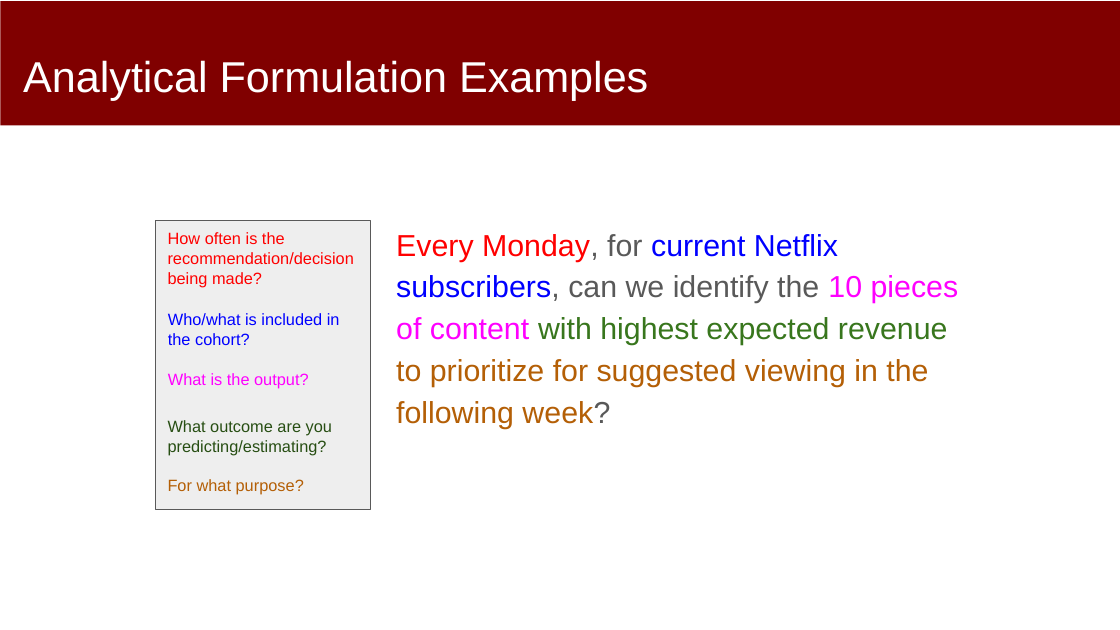
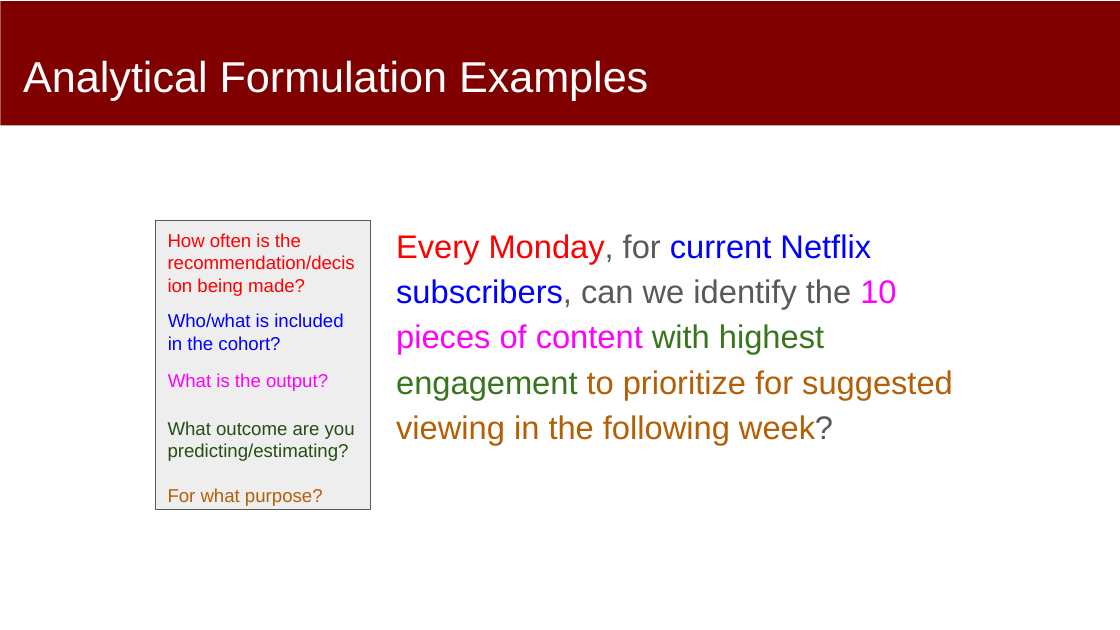
Before and after one commit to dssg/mlforpublicpolicylab, a slide deck: slide 16 of Lectures/07-formulation-and-baselines.pptx (slide 17 before the commit). Drawn at 1120x630 pixels with LibreOffice and Linux fonts; fonts in the diff are those of the drawing. Boxes give left, top, right and bottom in pixels: in the first picture for what was removed or moved away, otherwise in the second. Text is boxed around its words. In the diff, an @@ line names an element or a change of style, - is before the commit and + after.

Commit message:
updated

```diff
--- a/Lectures/07-formulation-and-baselines.pptx
+++ b/Lectures/07-formulation-and-baselines.pptx
@@ text at (396,234,953,445): text changed; size 26 to 28 pt @@
-Every Monday, for current Netflix subscribers, can we identify the 10 pieces of content with highest expected revenue to prioritize for suggested viewing in the following week?
+Every Monday, for current Netflix subscribers, can we identify the 10 pieces of content with highest engagement to prioritize for suggested viewing in the following week?
@@ size 14 to 16 pt in 4 elements at (168,233,355,296), (168,313,343,351), (168,373,328,391), (168,421,355,506) @@
```
Also in this commit, not shown: 3 other slides changed, 2 slides added, 3 slides removed.
